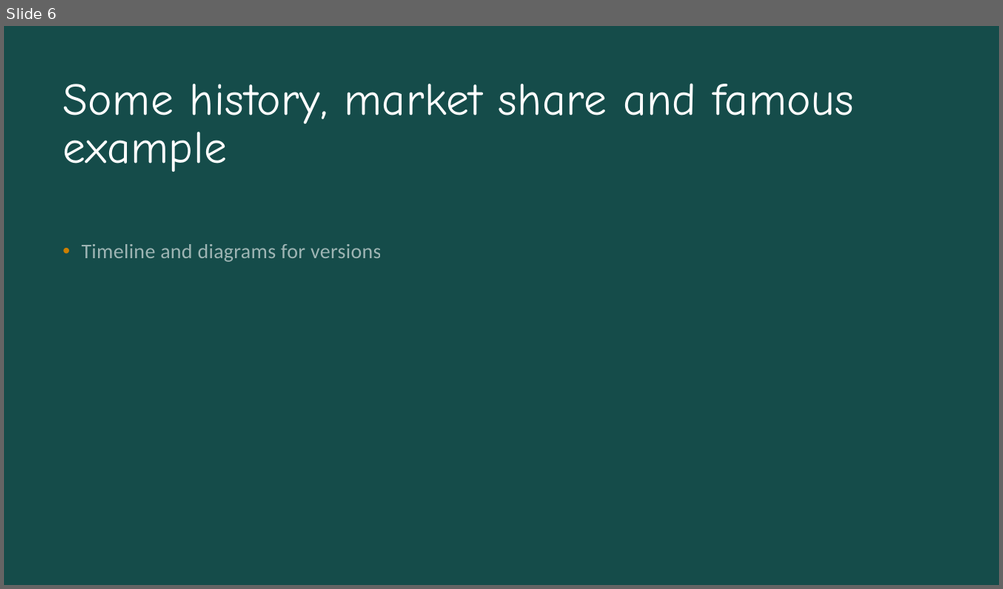
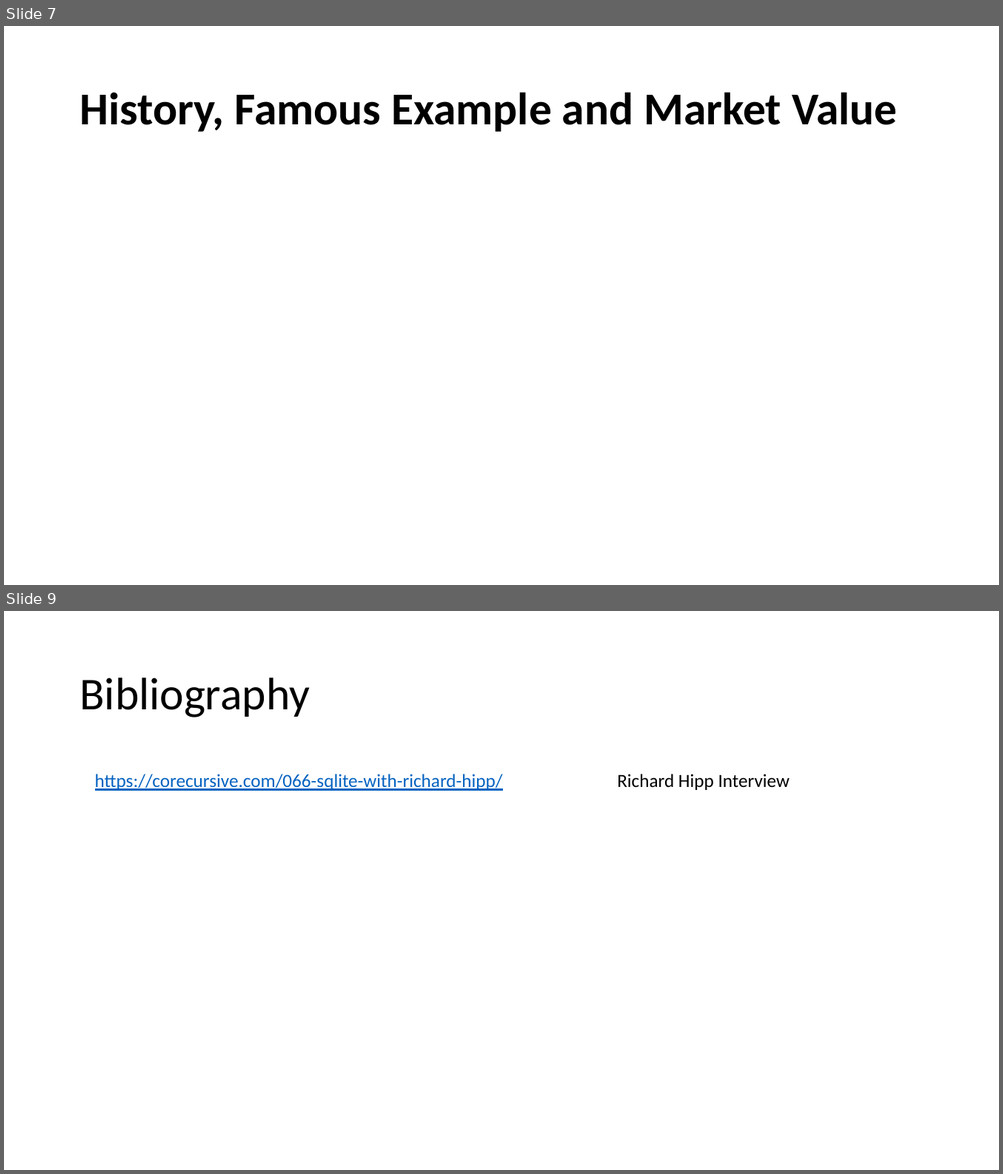
Before and after one commit to AntonioPirani/SQLiteProject, a slide deck: Presentation.pptx. Shown one above the other, each under a label of ours: slide 6 before the commit, slides 7 and 9 after it; the slides between them are not shown. The pictures are 1003x589 and 1003x1174 pixels, drawn with LibreOffice and Linux fonts; fonts in the diff are those of the drawing. Boxes give left, top, right and bottom in pixels: in the first picture for what was removed or moved away, otherwise in the second. Text is boxed around its words. In the diff, an @@ line names an element or a change of style, - is before the commit and + after.

Commit message:
initial 2 slide + history update

```diff
--- a/Presentation.pptx
+++ b/Presentation.pptx
@@ slide 9 added at (x1=4, y1=611, x2=999, y2=1170), background #FFFFFF @@
@@ title added at (x1=79, y1=678, x2=310, y2=718), 44 pt, text #000000 @@
+Bibliography
@@ text added at (x1=95, y1=774, x2=790, y2=791), 18 pt, text #0563C1, underline @@
+https://corecursive.com/066-sqlite-with-richard-hipp/ Richard Hipp Interview
@@ what was slide 6 is now slide 7 @@
@@ slide 7 changed as well @@
@@ background #0B2827 to #FFFFFF @@
@@ rectangle removed at (x1=4, y1=26, x2=999, y2=585) @@
@@ title "History, Famous Example and Market ..." at (x1=79, y1=92, x2=897, y2=132): vertical alignment top to middle @@
@@ title at (x1=79, y1=92, x2=897, y2=132): text changed; font Comic Neue to Calibri; text colour #FFFFFF to #000000; bold on @@
-Some history, market share and famous example
+History, Famous Example and Market Value
@@ text removed at (x1=82, y1=244, x2=381, y2=262) @@
-• Timeline and diagrams for versions
```
Also in this commit, not shown: 5 other slides changed, 2 other slides added, 3 slides removed.
